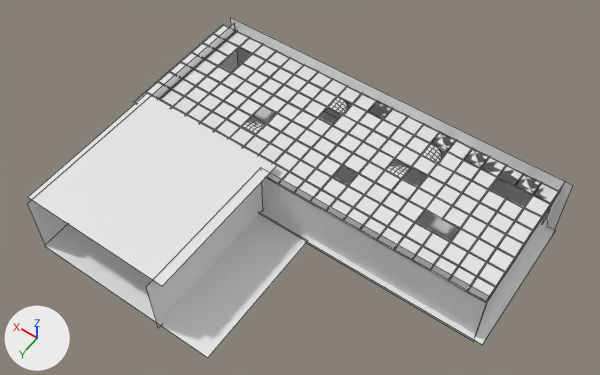
An edit to the Blender file Assets/Prefabs/firstroom.blend, drawn before and after from the same camera.
Rendered twice from a 50 mm camera at (-44.6, 112.9, 151.1) aimed at (19.3, 23.5, 10.5). Lighting does not change. The marker at lower left points along +X, +Y and +Z. Mesh edges are drawn as thin lines on the coarser meshes.
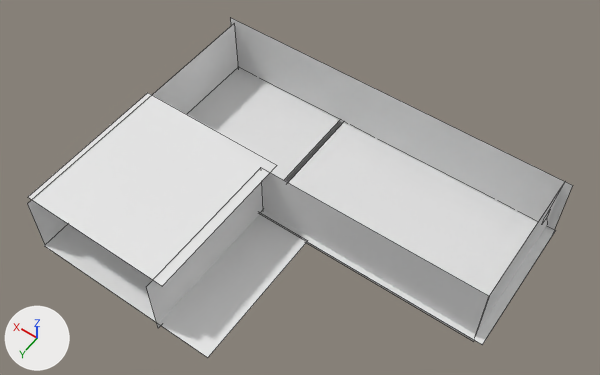
The change, as a diff of the scene's bpy script:
```diff
--- a/Assets/Prefabs/firstroom.blend.py
+++ b/Assets/Prefabs/firstroom.blend.py
@@ ob_ceiling @@
-ob_ceiling = bpy.data.objects.new('ceiling', me_plane_549)
-ob_ceiling.location = (40.9, 24.9, 13.0)
-ob_ceiling.rotation_euler = (0.0, 0.0, 3.142)  # degrees (0, 0, 180)
-ob_ceiling.scale = (1.94, 1.94, -2.04)
```

What differs and where, as boxes (x1, y1, x2, y2) in the pictures (600 x 375 px):
'ceiling', deleted: before (133, 24, 559, 302)
'Plane.000', unchanged, uncovered by the edit: before (261, 158, 556, 345); after (261, 122, 556, 345)
'Plane.004', unchanged, uncovered by the edit: (230, 17, 573, 231) in both
'Plane.018', unchanged, uncovered by the edit: before (247, 106, 337, 196); after (187, 68, 344, 196)
'Plane.020', unchanged, uncovered by the edit: (27, 24, 238, 245) in both
